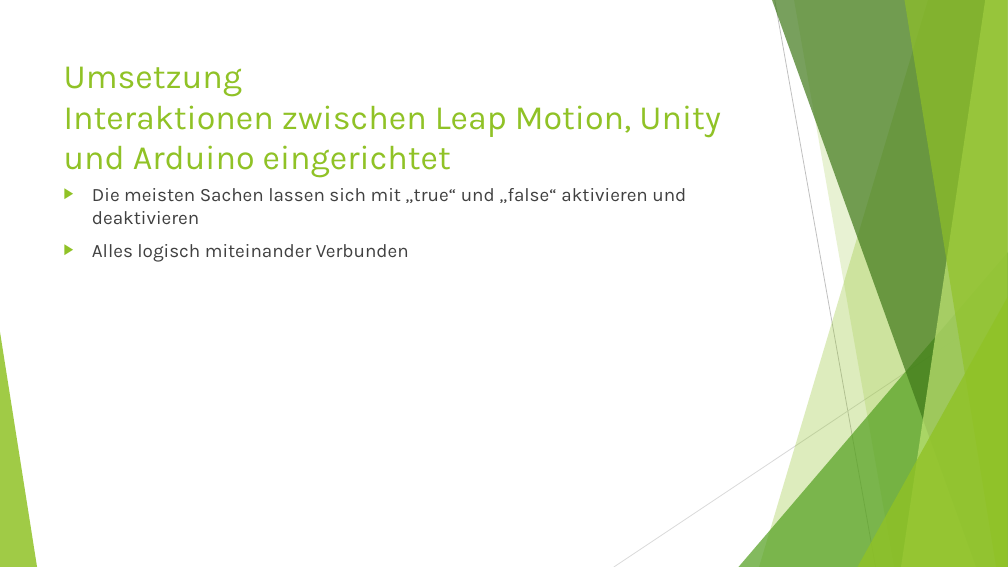
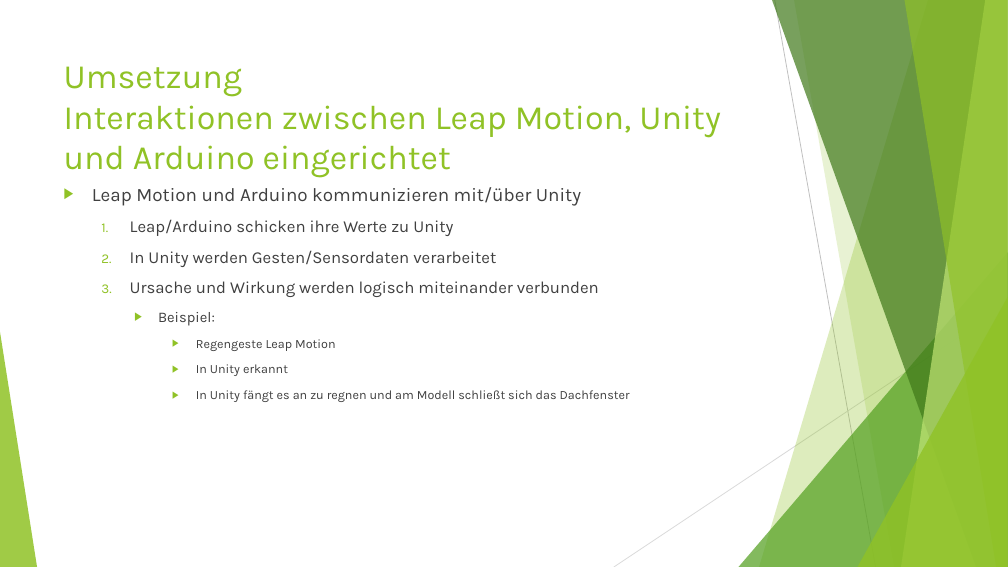
Before and after one commit to NotoriousRonin/EMM-Project, a slide deck: slide 15 of Praesi.pptx (slide 14 before the commit). Drawn at 1008x567 pixels with LibreOffice and Linux fonts; fonts in the diff are those of the drawing. Boxes give left, top, right and bottom in pixels: in the first picture for what was removed or moved away, otherwise in the second. Text is boxed around its words. In the diff, an @@ line names an element or a change of style, - is before the commit and + after.

```diff
--- a/Praesi.pptx
+++ b/Praesi.pptx
@@ text at (92,187,630,402): text changed; size 18 to 16 pt @@
-▶ Die meisten Sachen lassen sich mit „true“ und „false“ aktivieren und deaktivieren
-▶ Alles logisch miteinander Verbunden
+▶ Leap Motion und Arduino kommunizieren mit/über Unity
+  1. Leap/Arduino schicken ihre Werte zu Unity
+  2. In Unity werden Gesten/Sensordaten verarbeitet
+  3. Ursache und Wirkung werden logisch miteinander verbunden
+    ▶ Beispiel:
+      ▶ Regengeste Leap Motion
+      ▶ In Unity erkannt
+      ▶ In Unity fängt es an zu regnen und am Modell schließt sich das Dachfenster
```
Also in this commit, not shown: 6 other slides changed, 2 slides added, 1 slide removed.
